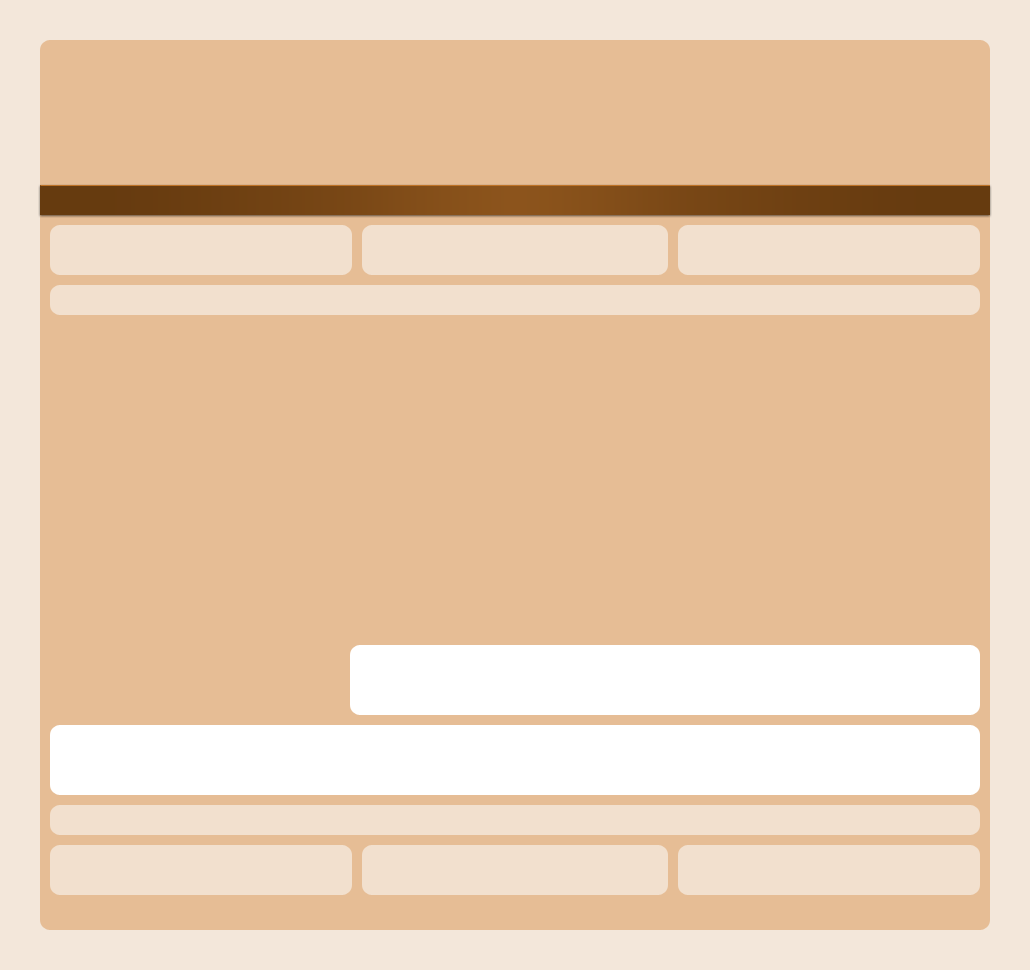
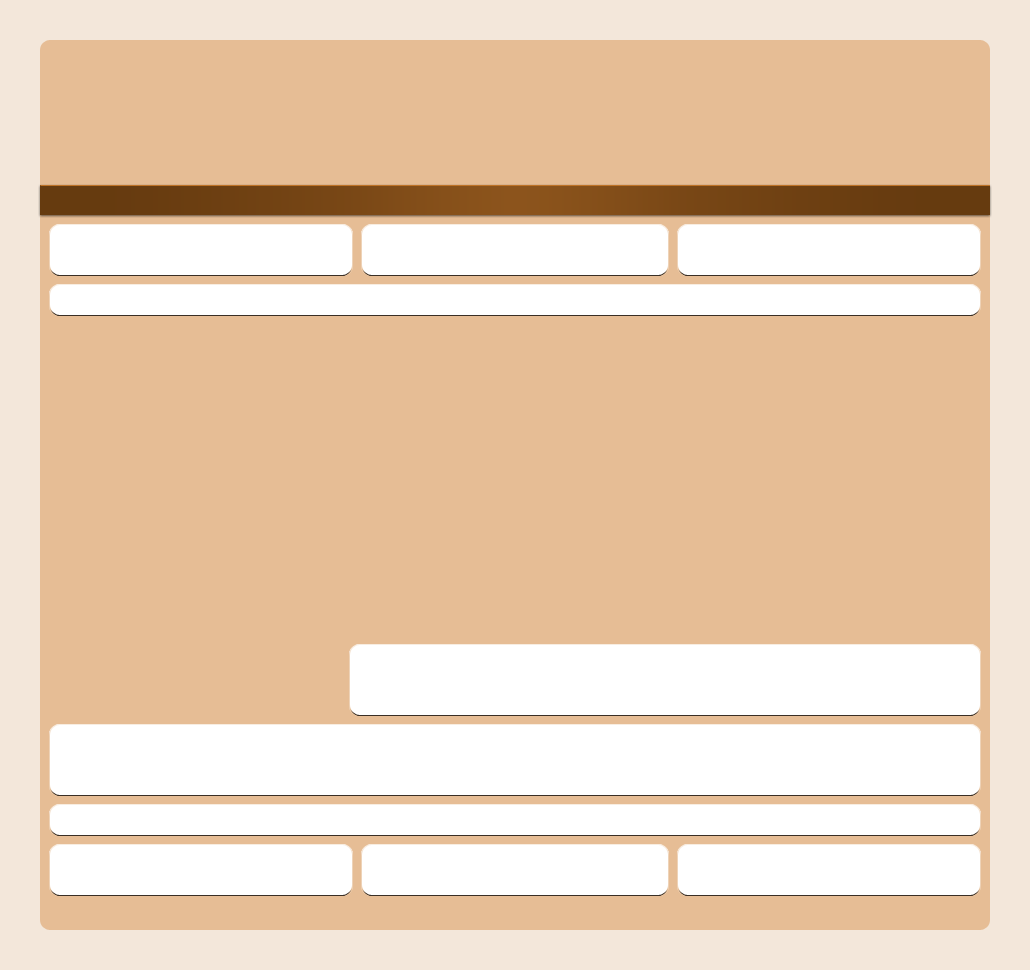
Two versions of the same layered image (1030px x 970px). Layer-by-layer changes:
pixels changed over [49, 224, 981, 896] (layer not identified)
